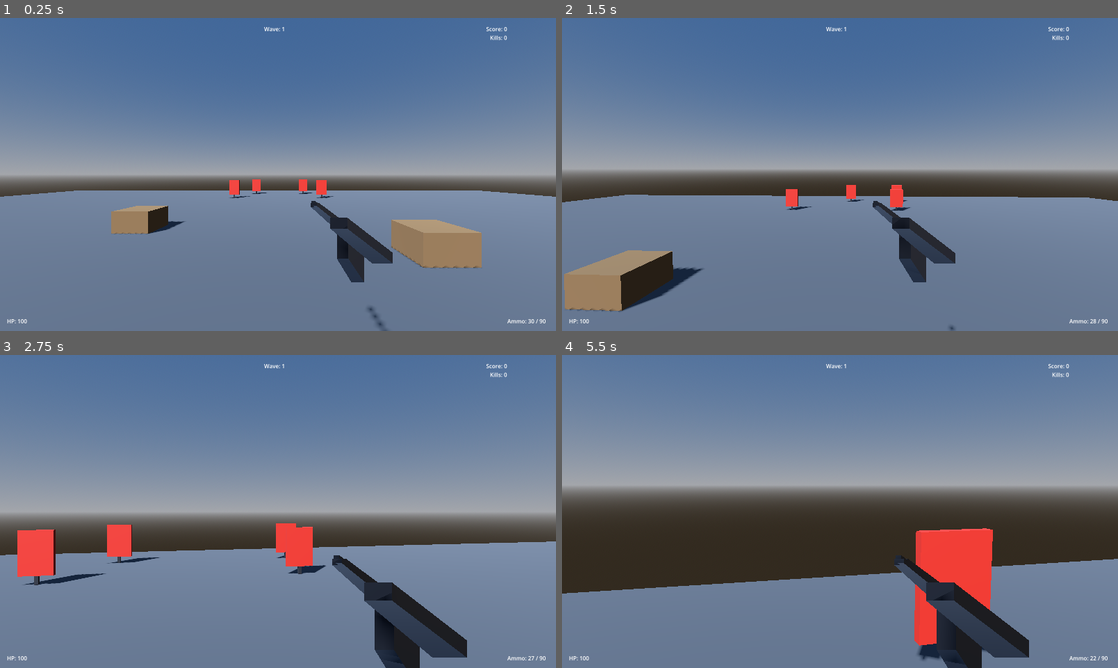
Above: before the commit, frames 1-4 (two rows, left to right).
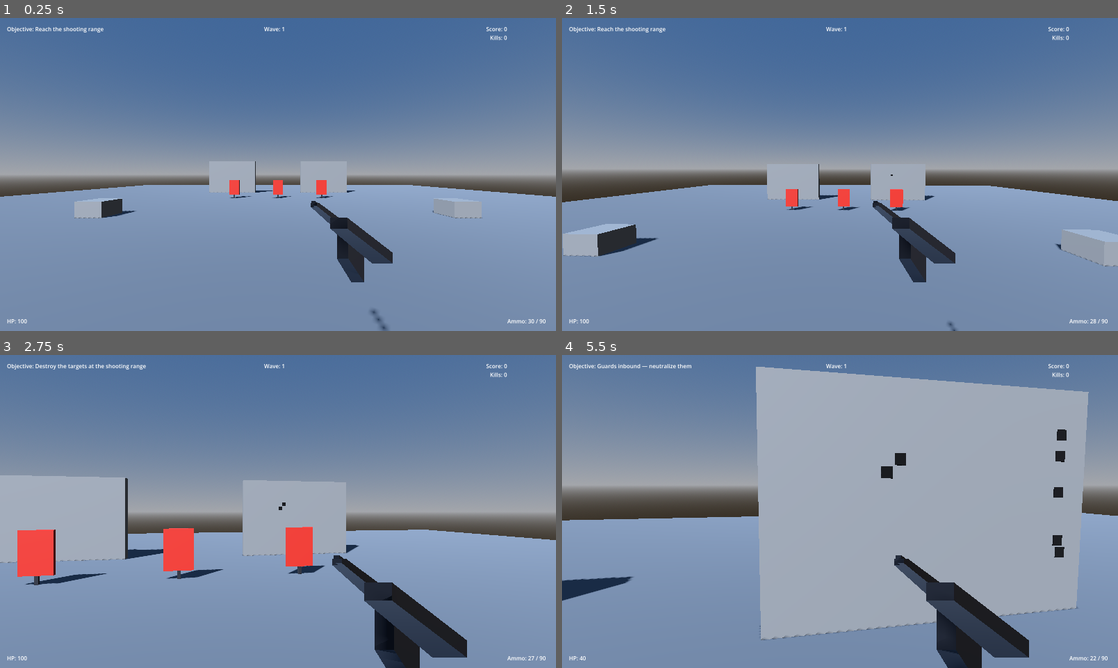
Above: after the commit, the same moments.

Repository: jou3706/last-loop
Game: Godot game, scene res://scenes/level_01.tscn
Two runs of this game, one before a commit and one after it. Both use one fixed random seed, a clock stepped at 60 frames per second and the inputs below. Before the commit the project starts from res://scenes/main.tscn.
Inputs (mouse positions are in pixels of both pictures, inside the frame that each line leads up to):
- Up to frame 1 (0.25 s): no input
- Up to frame 2 (1.5 s): tap Enter at 0.5 s; move the mouse to (867, 174) at 0.52 s; hold Right mouse button (aim) 0.53-1.28 s; hold W (move_forward) from 0.53 s (still down); tap Space (jump) at 0.77 s; click (867, 174) at 0.8 s; move the mouse to (812, 174) at 1.27 s; click (812, 174) at 1.35 s
- Up to frame 3 (2.75 s): keep holding W (move_forward); tap Space (jump) at 1.52 s; right-click (250, 511) at 1.55 s; move the mouse to (289, 505) at 2.02 s; hold Right mouse button (aim) from 2.03 s (still down); click (289, 505) at 2.3 s
- Up to frame 4 (5.5 s): keep holding W (move_forward); move the mouse to (834, 517) at 2.77 s; release Right mouse button (aim) at 2.78 s; tap Ctrl (crouch) at 2.85 s; tap Space (jump) at 3.02, 3.77, 4.52 s; right-click (834, 517) at 3.05 s; move the mouse to (878, 514) at 3.52 s; press the mouse at (878, 514) at 3.53 s; tap R (reload) at 4.15 s; move the mouse to (795, 508) at 4.27 s; release the mouse at (795, 508) at 4.28 s; tap Shift (sprint) at 4.35 s; right-click (795, 508) at 4.55 s; move the mouse to (845, 511) at 5.02 s; hold Right mouse button (aim) from 5.03 s (still down); click (845, 511) at 5.3 s

The runs differ from the first frame. In frame 1, 40% of the frame differs, in the area x 0-100%, y 2-100%; in frame 2, 39%; in frame 3, 41%; in frame 4, 63%.

Commit message:
feat: campaign framework — ranged enemy AI, objectives, trigger zones, level 01 to 02

Diff:
--- a/project.godot
+++ b/project.godot
@@ -16,8 +16,12 @@
 
 config/name="The Last Loop"
 config/description="Time-loop competitive FPS"
-run/main_scene="res://scenes/main.tscn"
+run/main_scene="res://scenes/level_01.tscn"
 config/features=PackedStringArray("4.7", "Forward Plus")
+
+[autoload]
+
+ObjectiveManager="*res://scripts/objective_manager.gd"
 
 [display]
 
--- a/scenes/enemy.tscn
+++ b/scenes/enemy.tscn
@@ -31,3 +31,6 @@
 [node name="Eyes" type="RayCast3D" parent="."]
 transform = Transform3D(1, 0, 0, 0, 1, 0, 0, 0, 1, 0, 1.4, 0)
 target_position = Vector3(0, 0, -1)
+
+[node name="Muzzle" type="Marker3D" parent="."]
+transform = Transform3D(1, 0, 0, 0, 1, 0, 0, 0, 1, 0, 1.35, -0.4)
--- /dev/null
+++ b/scenes/groups/guards_group.tscn
@@ -0,0 +1,11 @@
+[gd_scene load_steps=2 format=3]
+
+[ext_resource type="PackedScene" path="res://scenes/enemy.tscn" id="1_enemy"]
+
+[node name="Guards" type="Node3D"]
+
+[node name="GuardLeft" parent="." instance=ExtResource("1_enemy")]
+transform = Transform3D(1, 0, 0, 0, 1, 0, 0, 0, 1, -2, 0, 0)
+
+[node name="GuardRight" parent="." instance=ExtResource("1_enemy")]
+transform = Transform3D(1, 0, 0, 0, 1, 0, 0, 0, 1, 2, 0, 2)
--- /dev/null
+++ b/scenes/level_01.tscn
@@ -0,0 +1,146 @@
+[gd_scene load_steps=13 format=3]
+
+[ext_resource type="PackedScene" path="res://scenes/player.tscn" id="1"]
+[ext_resource type="PackedScene" path="res://scenes/ui/hud.tscn" id="hud"]
+[ext_resource type="PackedScene" path="res://scenes/target.tscn" id="target"]
+[ext_resource type="PackedScene" path="res://scenes/trigger_zone.tscn" id="tz"]
+[ext_resource type="PackedScene" path="res://scenes/groups/guards_group.tscn" id="guards"]
+
+[sub_resource type="ProceduralSkyMaterial" id="SkyMaterial_1"]
+sky_top_color = Color(0.25, 0.4, 0.6, 1)
+sky_horizon_color = Color(0.64, 0.65, 0.67, 1)
+ground_bottom_color = Color(0.2, 0.17, 0.13, 1)
+ground_horizon_color = Color(0.64, 0.65, 0.67, 1)
+
+[sub_resource type="Sky" id="Sky_1"]
+sky_material = SubResource("SkyMaterial_1")
+
+[sub_resource type="Environment" id="Environment_1"]
+background_mode = 2
+sky = SubResource("Sky_1")
+ambient_light_source = 3
+
+[sub_resource type="BoxShape3D" id="BoxShape3D_Floor"]
+size = Vector3(40, 1, 40)
+
+[sub_resource type="StandardMaterial3D" id="MatFloor_1"]
+albedo_color = Color(0.4, 0.42, 0.45, 1)
+
+[sub_resource type="BoxMesh" id="BoxMesh_Floor"]
+material = SubResource("MatFloor_1")
+size = Vector3(40, 1, 40)
+
+[sub_resource type="NavigationMesh" id="NavigationMesh_1"]
+vertices = PackedVector3Array(-20, 0, -20, 20, 0, -20, 20, 0, 20, -20, 0, 20)
+polygons = [PackedInt32Array(0, 1, 2, 3)]
+
+[sub_resource type="BoxShape3D" id="BoxShape3D_Crate"]
+size = Vector3(1, 0.6, 1)
+
+[sub_resource type="BoxMesh" id="BoxMesh_Crate"]
+size = Vector3(1, 0.6, 1)
+
+[sub_resource type="BoxShape3D" id="BoxShape3D_Wall"]
+size = Vector3(4, 3.5, 0.4)
+
+[sub_resource type="BoxMesh" id="BoxMesh_Wall"]
+size = Vector3(4, 3.5, 0.4)
+
+[node name="Level01" type="Node3D"]
+
+[node name="WorldEnvironment" type="WorldEnvironment" parent="."]
+environment = SubResource("Environment_1")
+
+[node name="DirectionalLight3D" type="DirectionalLight3D" parent="."]
+transform = Transform3D(0.819152, 0.368688, -0.439385, 0, 0.766044, 0.642788, 0.573576, -0.526541, 0.627507, 0, 10, 0)
+shadow_enabled = true
+
+[node name="Floor" type="StaticBody3D" parent="."]
+transform = Transform3D(1, 0, 0, 0, 1, 0, 0, 0, 1, 0, -0.5, 0)
+
+[node name="CollisionShape3D" type="CollisionShape3D" parent="Floor"]
+shape = SubResource("BoxShape3D_Floor")
+
+[node name="MeshInstance3D" type="MeshInstance3D" parent="Floor"]
+mesh = SubResource("BoxMesh_Floor")
+
+[node name="NavigationRegion3D" type="NavigationRegion3D" parent="."]
+navigation_mesh = SubResource("NavigationMesh_1")
+
+[node name="Player" parent="." instance=ExtResource("1")]
+transform = Transform3D(1, 0, 0, 0, 1, 0, 0, 0, 1, 0, 0.05, 12)
+
+[node name="WallLeft" type="StaticBody3D" parent="."]
+transform = Transform3D(1, 0, 0, 0, 1, 0, 0, 0, 1, -4, 1, -6)
+
+[node name="CollisionShape3D" type="CollisionShape3D" parent="WallLeft"]
+shape = SubResource("BoxShape3D_Wall")
+
+[node name="MeshInstance3D" type="MeshInstance3D" parent="WallLeft"]
+mesh = SubResource("BoxMesh_Wall")
+
+[node name="WallRight" type="StaticBody3D" parent="."]
+transform = Transform3D(1, 0, 0, 0, 1, 0, 0, 0, 1, 4, 1, -6)
+
+[node name="CollisionShape3D" type="CollisionShape3D" parent="WallRight"]
+shape = SubResource("BoxShape3D_Wall")
+
+[node name="MeshInstance3D" type="MeshInstance3D" parent="WallRight"]
+mesh = SubResource("BoxMesh_Wall")
+
+[node name="Crate1" type="StaticBody3D" parent="."]
+transform = Transform3D(1, 0, 0, 0, 1, 0, 0, 0, 1, 7, 0.3, 4)
+
+[node name="CollisionShape3D" type="CollisionShape3D" parent="Crate1"]
+shape = SubResource("BoxShape3D_Crate")
+
+[node name="MeshInstance3D" type="MeshInstance3D" parent="Crate1"]
+mesh = SubResource("BoxMesh_Crate")
+
+[node name="Crate2" type="StaticBody3D" parent="."]
+transform = Transform3D(1, 0, 0, 0, 1, 0, 0, 0, 1, -7, 0.3, 4)
+
+[node name="CollisionShape3D" type="CollisionShape3D" parent="Crate2"]
+shape = SubResource("BoxShape3D_Crate")
+
+[node name="MeshInstance3D" type="MeshInstance3D" parent="Crate2"]
+mesh = SubResource("BoxMesh_Crate")
+
+[node name="Crate3" type="StaticBody3D" parent="."]
+transform = Transform3D(1, 0, 0, 0, 1, 0, 0, 0, 1, -3, 0.3, -8)
+
+[node name="CollisionShape3D" type="CollisionShape3D" parent="Crate3"]
+shape = SubResource("BoxShape3D_Crate")
+
+[node name="MeshInstance3D" type="MeshInstance3D" parent="Crate3"]
+mesh = SubResource("BoxMesh_Crate")
+
+[node name="Target1" parent="." instance=ExtResource("target")]
+transform = Transform3D(1, 0, 0, 0, 1, 0, 0, 0, 1, -3, 0, -2)
+
+[node name="Target2" parent="." instance=ExtResource("target")]
+transform = Transform3D(1, 0, 0, 0, 1, 0, 0, 0, 1, 0, 0, -2)
+
+[node name="Target3" parent="." instance=ExtResource("target")]
+transform = Transform3D(1, 0, 0, 0, 1, 0, 0, 0, 1, 3, 0, -2)
+
+[node name="TriggerIntro" parent="." instance=ExtResource("tz")]
+transform = Transform3D(1, 0, 0, 0, 1, 0, 0, 0, 1, 0, 1, 12)
+objective_text = "Reach the shooting range"
+
+[node name="TriggerRangeStart" parent="." instance=ExtResource("tz")]
+transform = Transform3D(1, 0, 0, 0, 1, 0, 0, 0, 1, 0, 1, 5)
+objective_text = "Destroy the targets at the shooting range"
+
+[node name="TriggerGuards" parent="." instance=ExtResource("tz")]
+transform = Transform3D(1, 0, 0, 0, 1, 0, 0, 0, 1, 0, 1, -1)
+objective_text = "Guards inbound — neutralize them"
+enemy_group = ExtResource("guards")
+
+[node name="TriggerExit" parent="." instance=ExtResource("tz")]
+transform = Transform3D(1, 0, 0, 0, 1, 0, 0, 0, 1, 0, 1, -14)
+objective_text = "All clear — advance to the extraction point"
+complete_level = true
+next_scene = "res://scenes/level_02.tscn"
+
+[node name="HUD" parent="." instance=ExtResource("hud")]
--- /dev/null
+++ b/scenes/level_02.tscn
@@ -0,0 +1,45 @@
+[gd_scene load_steps=7 format=3]
+
+[ext_resource type="Script" path="res://scripts/level_02.gd" id="meta"]
+[ext_resource type="PackedScene" path="res://scenes/player.tscn" id="1"]
+[ext_resource type="PackedScene" path="res://scenes/ui/hud.tscn" id="hud"]
+
+[sub_resource type="ProceduralSkyMaterial" id="SkyMaterial_1"]
+sky_top_color = Color(0.12, 0.18, 0.35, 1)
+sky_horizon_color = Color(0.4, 0.42, 0.48, 1)
+ground_bottom_color = Color(0.15, 0.12, 0.1, 1)
+ground_horizon_color = Color(0.4, 0.42, 0.48, 1)
+
+[sub_resource type="Sky" id="Sky_1"]
+sky_material = SubResource("SkyMaterial_1")
+
+[sub_resource type="Environment" id="Environment_1"]
+background_mode = 2
+sky = SubResource("Sky_1")
+ambient_light_source = 3
+
+[sub_resource type="BoxShape3D" id="BoxShape3D_Floor"]
+size = Vector3(40, 1, 40)
+
+[node name="Level02" type="Node3D"]
+script = ExtResource("meta")
+
+[node name="WorldEnvironment" type="WorldEnvironment" parent="."]
+environment = SubResource("Environment_1")
+
+[node name="DirectionalLight3D" type="DirectionalLight3D" parent="."]
+transform = Transform3D(0.819152, 0.368688, -0.439385, 0, 0.766044, 0.642788, 0.573576, -0.526541, 0.627507, 0, 10, 0)
+shadow_enabled = true
+
+[node name="Floor" type="StaticBody3D" parent="."]
+transform = Transform3D(1, 0, 0, 0, 1, 0, 0, 0, 1, 0, -0.5, 0)
+
+[node name="CollisionShape3D" type="CollisionShape3D" parent="Floor"]
+shape = SubResource("BoxShape3D_Floor")
+
+[node name="NavigationRegion3D" type="NavigationRegion3D" parent="."]
+
+[node name="Player" parent="." instance=ExtResource("1")]
+transform = Transform3D(1, 0, 0, 0, 1, 0, 0, 0, 1, 0, 0.05, 0)
+
+[node name="HUD" parent="." instance=ExtResource("hud")]
--- /dev/null
+++ b/scenes/trigger_zone.tscn
@@ -0,0 +1,14 @@
+[gd_scene load_steps=3 format=3]
+
+[ext_resource type="Script" path="res://scripts/trigger_zone.gd" id="1"]
+
+[sub_resource type="BoxShape3D" id="BoxShape_zone"]
+size = Vector3(6, 4, 6)
+
+[node name="TriggerZone" type="Area3D"]
+collision_layer = 0
+collision_mask = 2
+script = ExtResource("1")
+
+[node name="CollisionShape3D" type="CollisionShape3D" parent="."]
+shape = SubResource("BoxShape_zone")
--- a/scenes/ui/hud.tscn
+++ b/scenes/ui/hud.tscn
@@ -80,6 +80,15 @@
 horizontal_alignment = 2
 text = "Kills: 0"
 
+[node name="Objective" type="Label" parent="Control"]
+mouse_filter = 2
+layout_mode = 0
+offset_left = 20.0
+offset_top = 20.0
+offset_right = 400.0
+offset_bottom = 45.0
+text = "Objective: —"
+
 [node name="Status" type="Label" parent="Control"]
 mouse_filter = 2
 visible = false
--- a/scripts/enemy.gd
+++ b/scripts/enemy.gd
@@ -3,23 +3,27 @@
 @export var speed := 2.8
 @export var health := 100
 @export var score_value := 10
-@export var attack_range := 1.6
-@export var attack_damage := 15
-@export var attack_cooldown := 1.0
+@export var detection_range := 40.0
+@export var stop_range := 10.0
+@export var min_range := 6.0
+@export var fire_rate := 2.0
+@export var shot_damage := 10
 @export var gravity := 9.8
 
 @onready var nav: NavigationAgent3D = $NavigationAgent3D
 @onready var eyes: RayCast3D = $Eyes
+@onready var muzzle: Marker3D = $Muzzle
 
 var _target: Node3D = null
-var _can_attack := true
 var _player_ref: Node3D = null
+var _shot_cooldown := 0.0
 
 signal died(score_value: int)
 
 func _ready() -> void:
 	nav.path_desired_distance = 0.5
 	nav.target_desired_distance = 0.5
+	eyes.collision_mask = 1 | 2
 	call_deferred("_find_player")
 
 func _find_player() -> void:
@@ -44,25 +48,95 @@
 		return
 	if health <= 0:
 		return
-	nav.target_position = _player_ref.global_position
+	_shot_cooldown -= delta
+
+	var to_player := _player_ref.global_position - global_position
+	var flat_dir := Vector3(to_player.x, 0.0, to_player.z)
+	var dist := flat_dir.length()
+	var has_los := _has_line_of_sight()
+
+	match _decide_motion(dist, has_los):
+		&"advance":
+			nav.target_position = _player_ref.global_position
+			_move_to_path()
+		&"retreat":
+			nav.target_position = global_position - flat_dir.normalized() * 8.0
+			_move_to_path()
+		_:
+			velocity.x = 0.0
+			velocity.z = 0.0
+
+	if dist <= detection_range and has_los and _shot_cooldown <= 0.0:
+		_fire()
+
+	_face_towards(flat_dir, dist <= detection_range)
+	move_and_slide()
+
+func _decide_motion(dist: float, has_los: bool) -> String:
+	if dist > stop_range:
+		return "advance"
+	if dist < min_range:
+		return "retreat"
+	return "" if has_los else "advance"
+
+func _move_to_path() -> void:
 	if nav.is_navigation_finished():
-		velocity.x = 0; velocity.z = 0
+		velocity.x = 0.0
+		velocity.z = 0.0
+		return
+	var dir := (nav.get_next_path_position() - global_position)
+	dir.y = 0.0
+	dir = dir.normalized()
+	velocity.x = dir.x * speed
+	velocity.z = dir.z * speed
+
+func _has_line_of_sight() -> bool:
+	if _player_ref == null:
+		return false
+	var aim := _player_ref.global_position + Vector3.UP * 1.0
+	eyes.target_position = eyes.to_local(aim)
+	eyes.force_raycast_update()
+	return eyes.is_colliding() and eyes.get_collider() == _player_ref
+
+func _fire() -> void:
+	_shot_cooldown = 1.0 / max(fire_rate, 0.01)
+	var origin := muzzle.global_position
+	eyes.force_raycast_update()
+	var end := origin + (muzzle.global_transform.basis * Vector3.BACK * 200.0)
+	if eyes.is_colliding():
+		end = eyes.get_collision_point()
+		if eyes.get_collider() == _player_ref and _player_ref.has_method("take_damage"):
+			_player_ref.take_damage(shot_damage)
+	_spawn_tracer(origin, end)
+
+func _face_towards(flat_dir: Vector3, active: bool) -> void:
+	if not active or flat_dir.length_squared() < 0.0001:
+		return
+	global_rotation.y = atan2(flat_dir.x, flat_dir.z)
+
+func _spawn_tracer(from: Vector3, to: Vector3) -> void:
+	var length := from.distance_to(to)
+	if length < 0.05:
+		return
+	var beam := MeshInstance3D.new()
+	var box := BoxMesh.new()
+	box.size = Vector3(0.03, 0.03, length)
+	var mat := StandardMaterial3D.new()
+	mat.shading_mode = BaseMaterial3D.SHADING_MODE_UNSHADED
+	mat.transparency = BaseMaterial3D.TRANSPARENCY_ALPHA
+	mat.albedo_color = Color(1.0, 0.6, 0.2, 1.0)
+	box.material = mat
+	beam.mesh = box
+	get_tree().current_scene.add_child(beam)
+	beam.global_position = (from + to) * 0.5
+	var dir := (to - beam.global_position).normalized()
+	if absf(dir.dot(Vector3.UP)) > 0.99:
+		beam.look_at(to, Vector3.RIGHT)
 	else:
-		var dir = (nav.get_next_path_position() - global_position).normalized()
-		velocity.x = dir.x * speed
-		velocity.z = dir.z * speed
-	move_and_slide()
-	_try_attack()
-
-func _try_attack() -> void:
-	if not _can_attack: return
-	if _player_ref == null: return
-	if global_position.distance_to(_player_ref.global_position) <= attack_range:
-		_can_attack = false
-		get_tree().create_timer(attack_cooldown, false).timeout.connect(func(): _can_attack=true, CONNECT_ONE_SHOT)
-		# simple damage hook if player has health later
-		if _player_ref.has_method("take_damage"):
-			_player_ref.take_damage(attack_damage)
+		beam.look_at(to)
+	var tw := beam.create_tween()
+	tw.tween_property(mat, "albedo_color:a", 0.0, 0.1)
+	tw.tween_callback(beam.queue_free)
 
 func take_damage(amount: int) -> void:
 	health -= amount
--- /dev/null
+++ b/scripts/level_02.gd
@@ -0,0 +1,4 @@
+extends Node3D
+
+func _ready() -> void:
+	ObjectiveManager.set_objective("Sector 02 secured — framework online. More content incoming.")
--- /dev/null
+++ b/scripts/objective_manager.gd
@@ -0,0 +1,15 @@
+extends Node
+
+signal objective_changed(text: String)
+
+var current_objective := ""
+
+func set_objective(text: String) -> void:
+	if text == current_objective:
+		return
+	current_objective = text
+	objective_changed.emit(text)
+	print("[objective] changed: ", text)
+
+func get_objective() -> String:
+	return current_objective
--- /dev/null
+++ b/scripts/trigger_zone.gd
@@ -0,0 +1,41 @@
+extends Area3D
+
+@export var objective_text := ""
+@export var enemy_group: PackedScene
+@export var spawn_offset := Vector3.ZERO
+@export var complete_level := false
+@export_file("*.tscn") var next_scene := "res://scenes/level_02.tscn"
+@export var one_shot := true
+
+var _used := false
+
+func _ready() -> void:
+	body_entered.connect(_on_body_entered)
+
+func _on_body_entered(body: Node3D) -> void:
+	if _used or body == null:
+		return
+	if not _is_player(body):
+		return
+	if objective_text != "":
+		ObjectiveManager.set_objective(objective_text)
+	if enemy_group:
+		_spawn_group()
+	if one_shot:
+		_used = true
+	if complete_level:
+		_complete_level()
+
+func _spawn_group() -> void:
+	var group := enemy_group.instantiate()
+	var parent: Node = get_tree().current_scene
+	parent.add_child(group)
+	if group is Node3D:
+		group.global_position = global_position + spawn_offset
+
+func _complete_level() -> void:
+	print("[trigger] level complete -> ", next_scene)
+	get_tree().call_deferred("change_scene_to_file", next_scene)
+
+func _is_player(body: Node3D) -> bool:
+	return body is CharacterBody3D and body.has_method("take_damage")
--- a/scripts/ui/hud.gd
+++ b/scripts/ui/hud.gd
@@ -7,6 +7,7 @@
 @onready var kills_label: Label = $Control/Kills
 @onready var status_label: Label = $Control/Status
 @onready var info_label: Label = $Control/Info
+@onready var objective_label: Label = $Control/Objective
 
 var _player: Node = null
 var _gm: Node = null
@@ -40,6 +41,9 @@
 	_info_tween.tween_callback(func() -> void: info_label.visible = false)
 
 func _process(_delta: float) -> void:
+	var objective := ObjectiveManager.get_objective()
+	if objective_label.text != "Objective: " + objective:
+		objective_label.text = "Objective: " + objective
 	if _player != null:
 		if _player.has_method("get_ammo"):
 			var a = _player.get_ammo()
Not shown, added: scripts/level_02.gd.uid
Not shown, added: scripts/objective_manager.gd.uid
Not shown, added: scripts/trigger_zone.gd.uid
